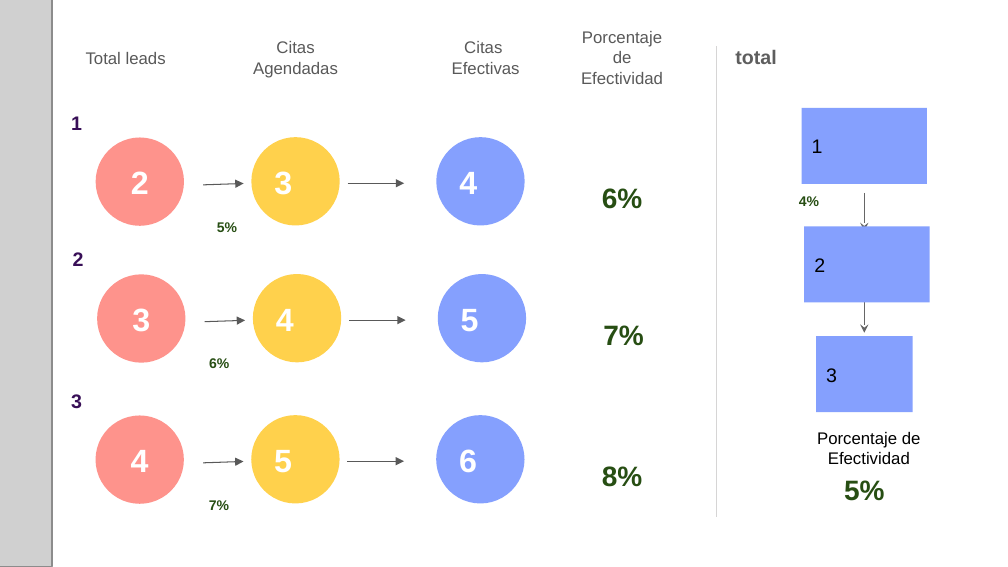
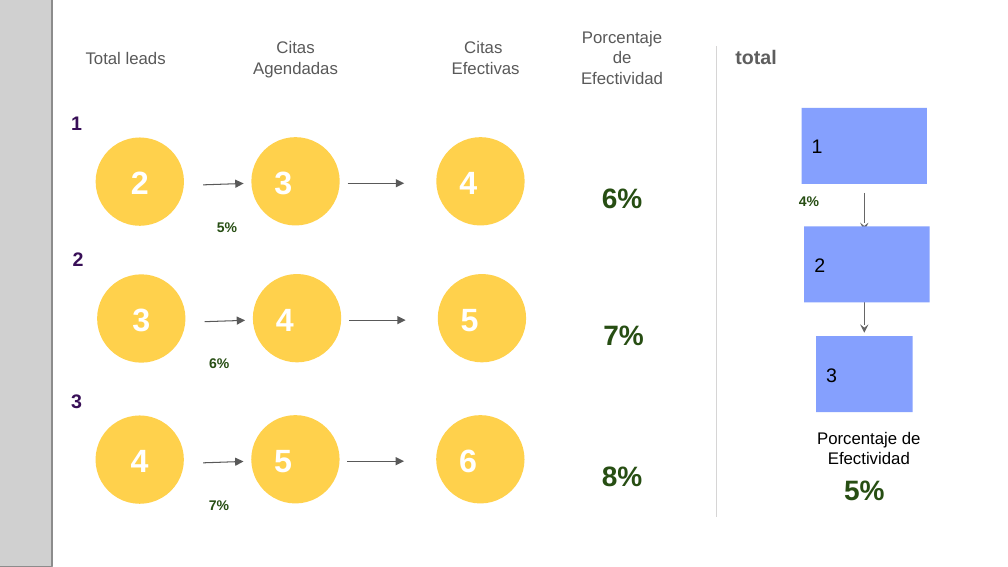
Before and after one commit to Neuronsinc/Report_leads, a slide deck: slide 1 of template.pptx. Drawn at 1008x567 pixels with LibreOffice and Linux fonts; fonts in the diff are those of the drawing; grey boxes stand for pictures. Boxes give left, top, right and bottom in pixels: in the first picture for what was removed or moved away, otherwise in the second. Text is boxed around its words. In the diff, an @@ line names an element or a change of style, - is before the commit and + after.

```diff
--- a/template.pptx
+++ b/template.pptx
@@ fill #FE938C to #FFD14C in 3 elements at <box>96,137,184,226</box>, <box>97,274,185,363</box>, <box>96,415,184,504</box> @@
@@ fill #85A0FE to #FFD14C in 3 elements at <box>436,137,525,226</box>, <box>437,274,526,363</box>, <box>436,415,525,504</box> @@
```
Also in this commit, not shown: 1 other slide changed.
